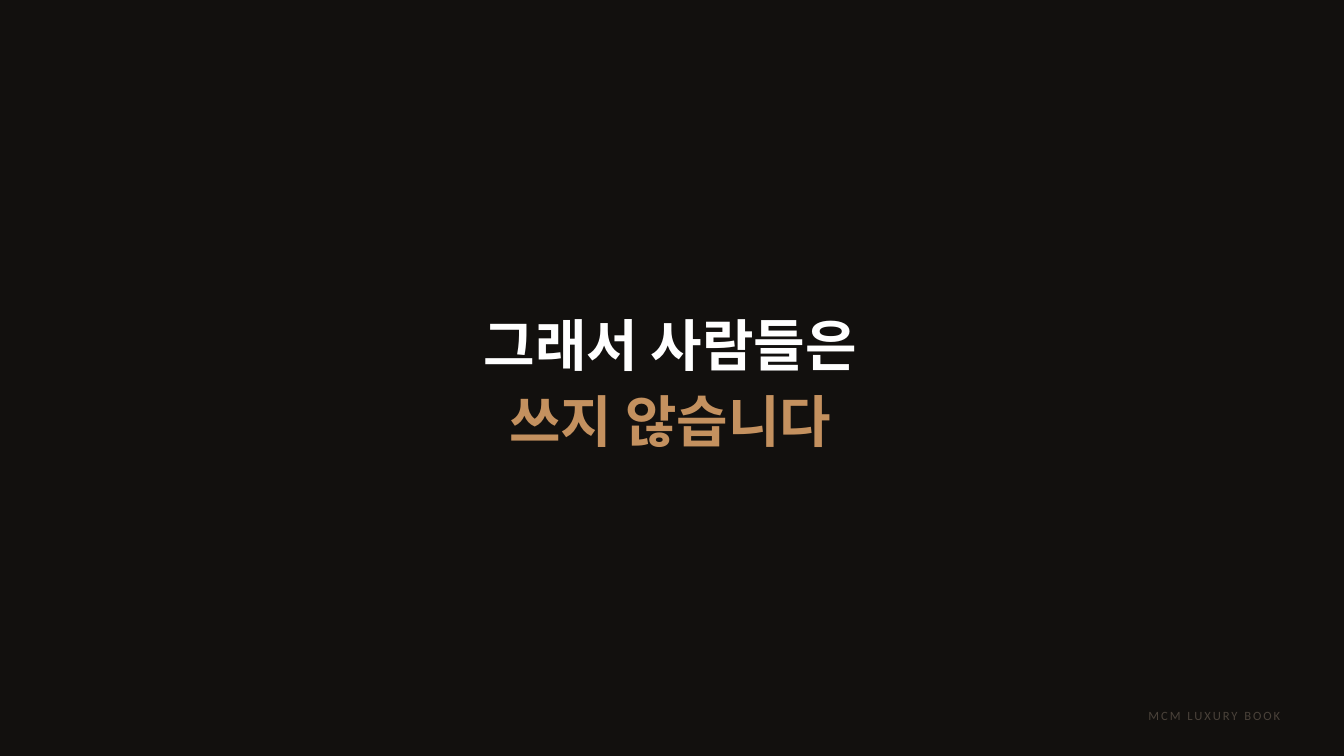
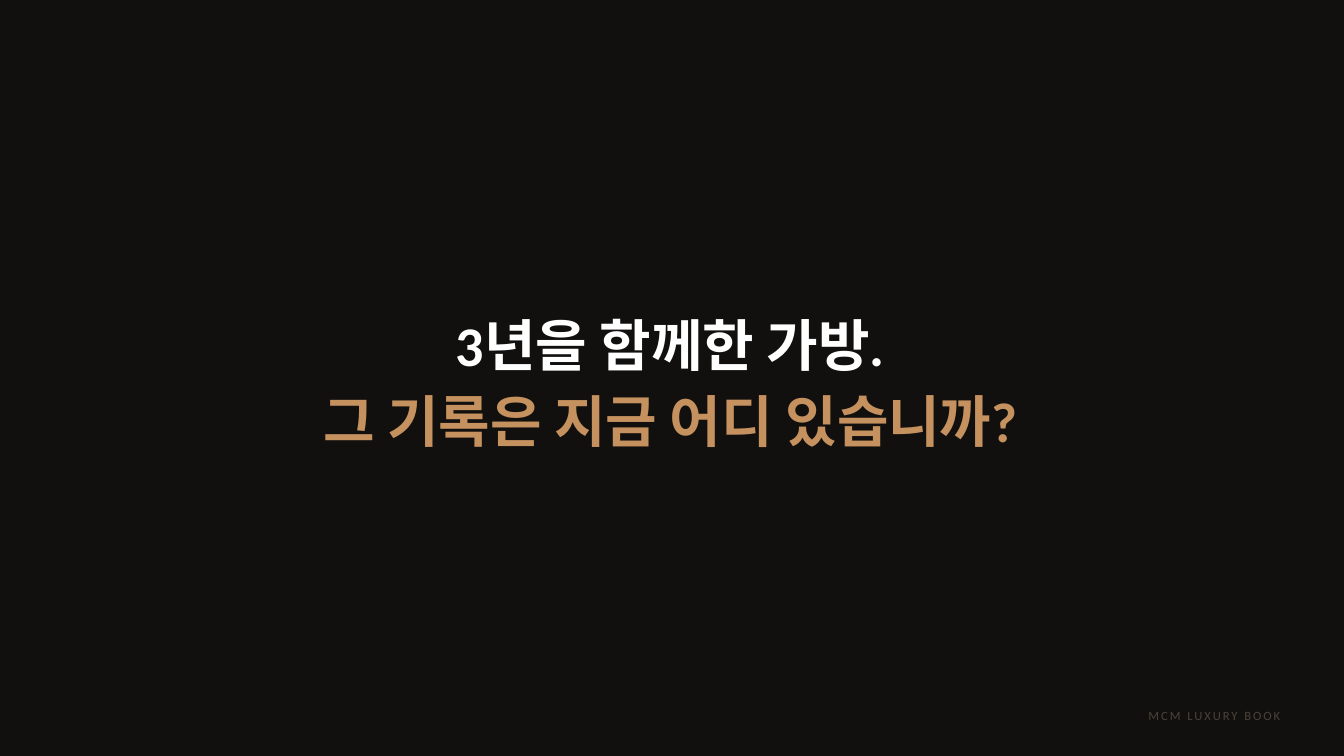
Before and after one commit to elominatedCloud/likeGonzi, a slide deck: slide 2 of docs/ir/MCM_Luxury_Book_IR.pptx (slide 8 before the commit). Drawn at 1344x756 pixels with LibreOffice and Linux fonts; fonts in the diff are those of the drawing; background and template pictures are left out. Boxes give left, top, right and bottom in pixels: in the first picture for what was removed or moved away, otherwise in the second. Text is boxed around its words. In the diff, an @@ line names an element or a change of style, - is before the commit and + after.

```diff
--- a/docs/ir/MCM_Luxury_Book_IR.pptx
+++ b/docs/ir/MCM_Luxury_Book_IR.pptx
@@ text at [323, 318, 1018, 447]: text changed; text colour #FFFFFF to #C4915F @@
-그래서 사람들은
-쓰지 않습니다
+3년을 함께한 가방.
+그 기록은 지금 어디 있습니까?
```
Also in this commit, not shown: 7 other slides changed, 2 slides added, 6 slides removed, 3 other files.
